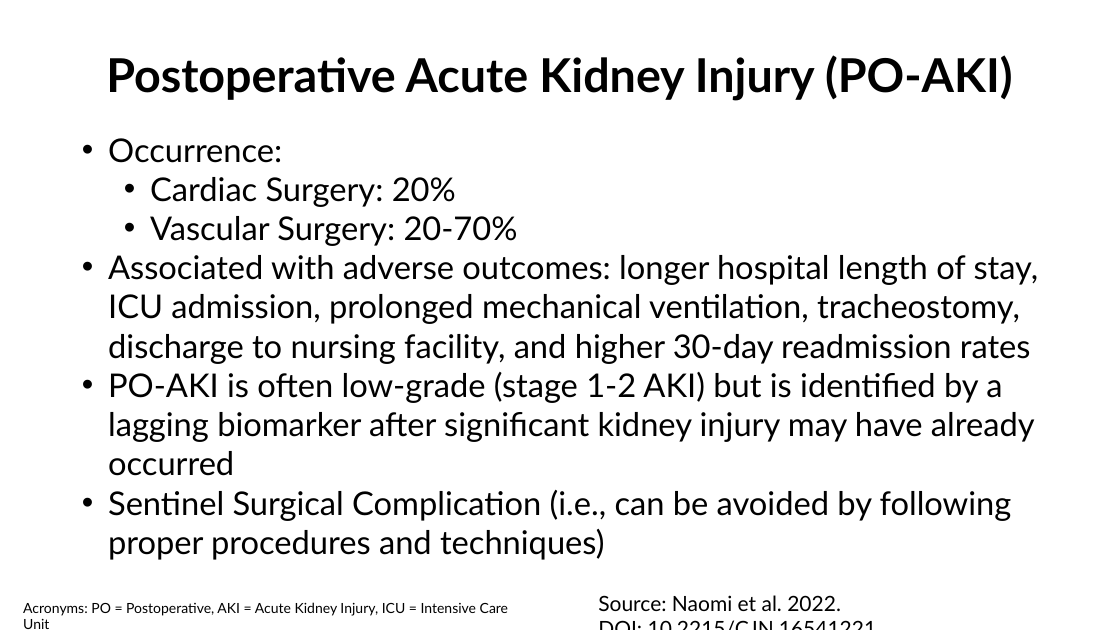
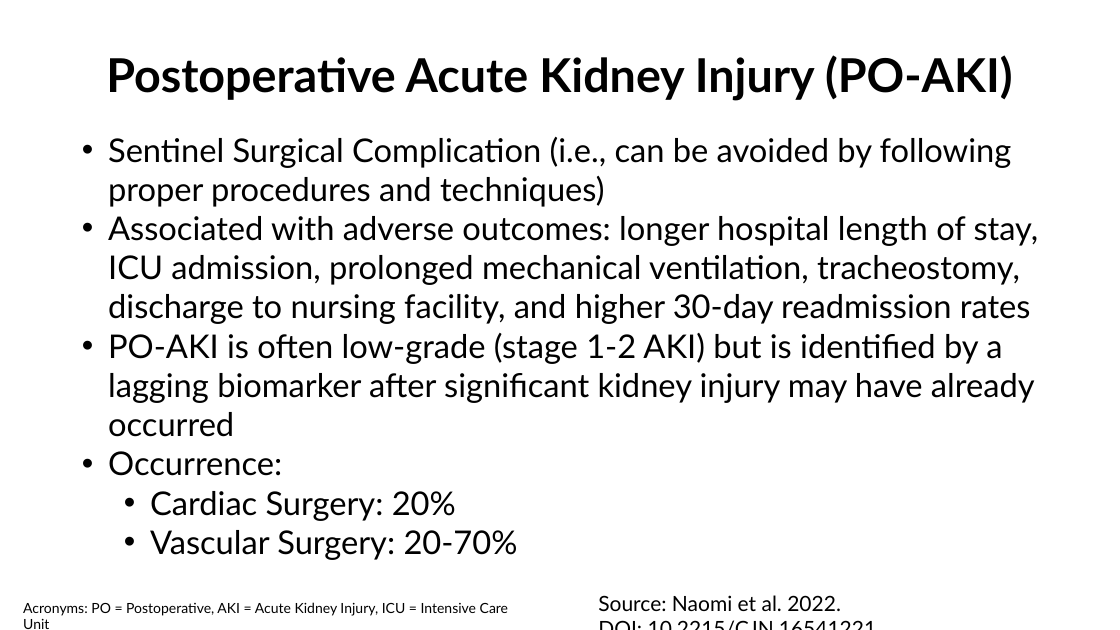
Before and after one commit to AngelJeriko/Juptyer-Janitors-Wrangling-project, a slide deck: slide 2 of final presentation.pptx. Drawn at 1120x630 pixels with LibreOffice and Linux fonts; fonts in the diff are those of the drawing. Boxes give left, top, right and bottom in pixels: in the first picture for what was removed or moved away, otherwise in the second. Text is boxed around its words. In the diff, an @@ line names an element or a change of style, - is before the commit and + after.

Commit message:
PPT Update

```diff
--- a/final presentation.pptx
+++ b/final presentation.pptx
@@ text at [108, 137, 1039, 437]: paragraphs added @@
+• Sentinel Surgical Complication (i.e., can be avoided by following proper procedures and techniques)
+• Associated with adverse outcomes: longer hospital length of stay, ICU admission, prolonged mechanical ventilation, tracheostomy, discharge to nursing facility, and higher 30-day readmission rates
+• PO-AKI is often low-grade (stage 1-2 AKI) but is identified by a lagging biomarker after significant kidney injury may have already occurred
@@ text at [108, 255, 1039, 560]: paragraphs removed @@
-• Associated with adverse outcomes: longer hospital length of stay, ICU admission, prolonged mechanical ventilation, tracheostomy, discharge to nursing facility, and higher 30-day readmission rates
-• PO-AKI is often low-grade (stage 1-2 AKI) but is identified by a lagging biomarker after significant kidney injury may have already occurred
-• Sentinel Surgical Complication (i.e., can be avoided by following proper procedures and techniques)
```
Also in this commit, not shown: 2 other slides changed, 1 other file.
